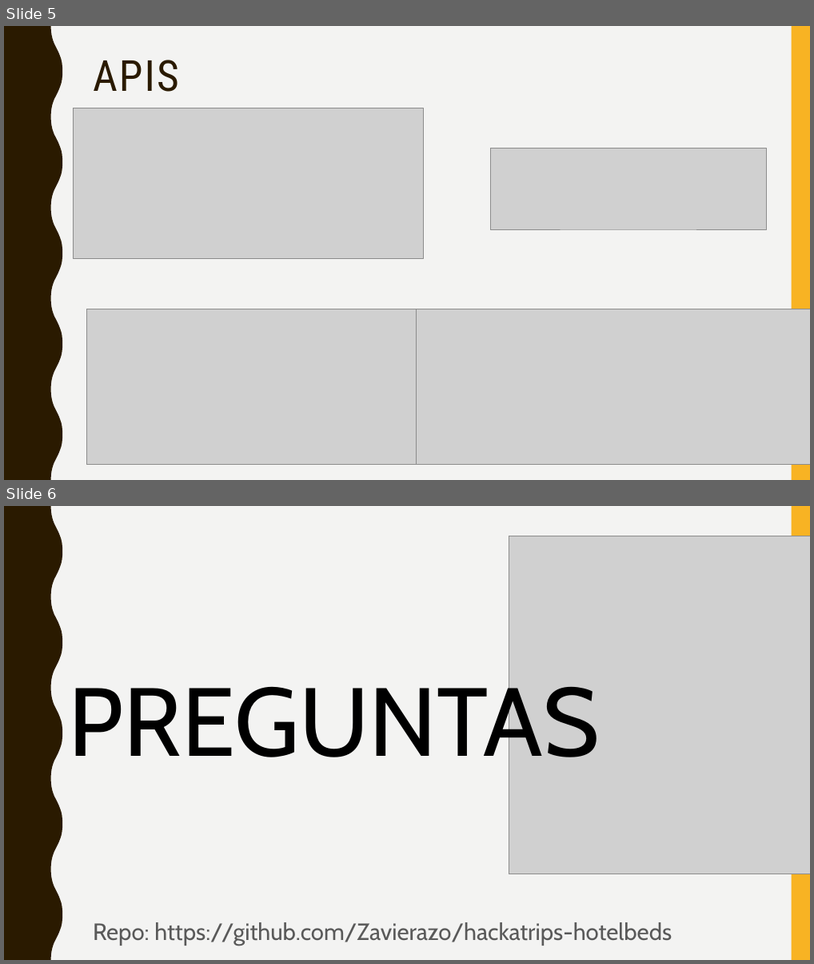
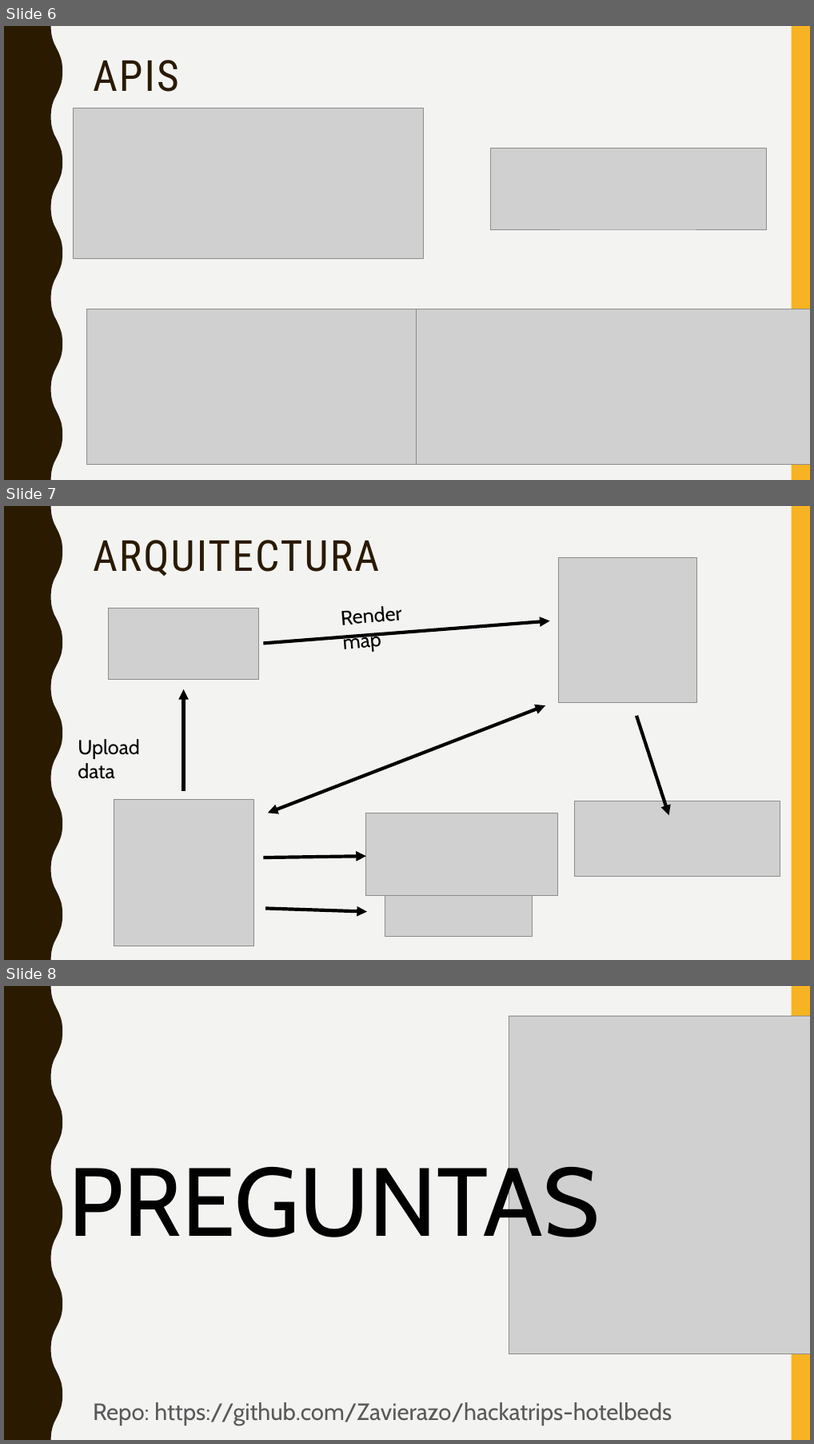
Before and after one commit to Zavierazo/hackatrips-hotelbeds, a slide deck: presentacion.pptx. Shown one above the other, each under a label of ours: slides 5 and 6 before the commit, slides 6, 7 and 8 after it. The pictures are 814x964 and 814x1444 pixels, drawn with LibreOffice and Linux fonts; fonts in the diff are those of the drawing; grey boxes stand for pictures. Boxes give left, top, right and bottom in pixels: in the first picture for what was removed or moved away, otherwise in the second. Text is boxed around its words. In the diff, an @@ line names an element or a change of style, - is before the commit and + after.

```diff
--- a/presentacion.pptx
+++ b/presentacion.pptx
@@ slide 7 added at (4,506,810,960), background #F3F3F2; not listed: 2 template elements that a slide beside it also shows @@
@@ title added at (93,540,379,576), 51 pt, text #2A1A00 @@
+ARQUITECTURA
@@ picture added at (558,558,698,702) @@
@@ picture added at (108,608,259,679) @@
@@ arrow added from (263, 644) to (550, 621), #000000 4 pt @@
@@ text added at (342,606,402,652), 24 pt, text #000000 @@
+Render map
@@ arrow added from (184, 791) to (184, 689), #000000 4 pt @@
@@ double arrow added from (268, 812) to (546, 706), #000000 4 pt @@
@@ arrow added from (637, 716) to (670, 815), #000000 4 pt @@
@@ text added at (78,739,140,779), 24 pt, text #000000 @@
+Upload data
@@ picture added at (114,800,254,946) @@
@@ picture added at (366,812,558,895) @@
@@ picture added at (575,801,781,876) @@
@@ arrow added from (263, 857) to (366, 856), #000000 4 pt @@
@@ arrow added from (266, 908) to (367, 912), #000000 4 pt @@
@@ picture added at (385,892,532,936) @@
@@ what was slide 5 is now slide 6 @@
@@ what was slide 6 is now slide 8 @@
```
Also in this commit, not shown: 2 slides changed, 1 other slide added.
